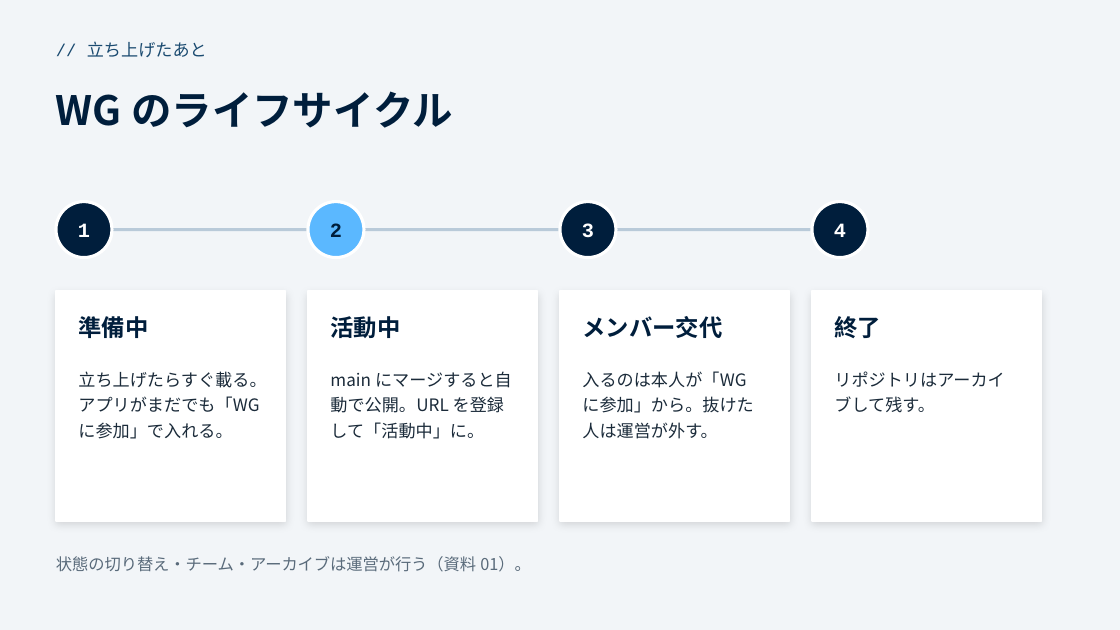
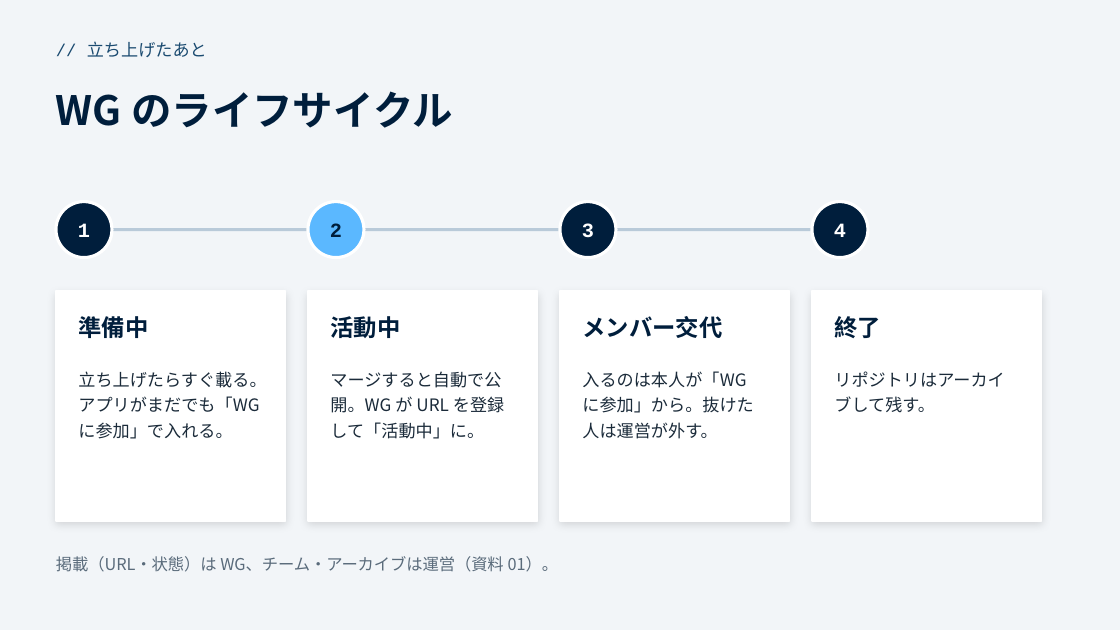
Before and after one commit to funITclub/homepage, a slide deck: slide 6 of static/guide/00_概要.pptx. Drawn at 1120x630 pixels with LibreOffice and Linux fonts; fonts in the diff are those of the drawing. Boxes give left, top, right and bottom in pixels: in the first picture for what was removed or moved away, otherwise in the second. Text is boxed around its words. In the diff, an @@ line names an element or a change of style, - is before the commit and + after.

```diff
--- a/static/guide/00_概要.pptx
+++ b/static/guide/00_概要.pptx
@@ text at [330, 371, 504, 439]: text changed @@
-main にマージすると自動で公開。URL を登録して「活動中」に。
+マージすると自動で公開。WG が URL を登録して「活動中」に。
@@ text at [56, 556, 559, 572]: text changed @@
-状態の切り替え・チーム・アーカイブは運営が行う（資料 01）。
+掲載（URL・状態）は WG、チーム・アーカイブは運営（資料 01）。
```
Also in this commit, not shown: 2 other slides changed, 6 other files.
